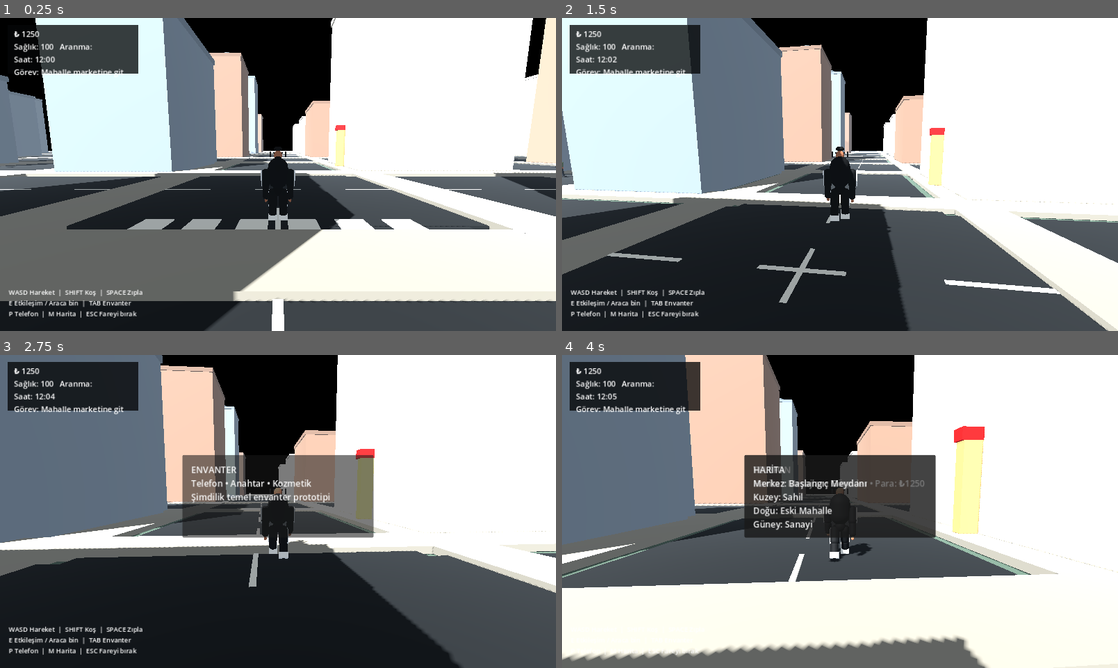
Above: before the commit, frames 1-4 (two rows, left to right).
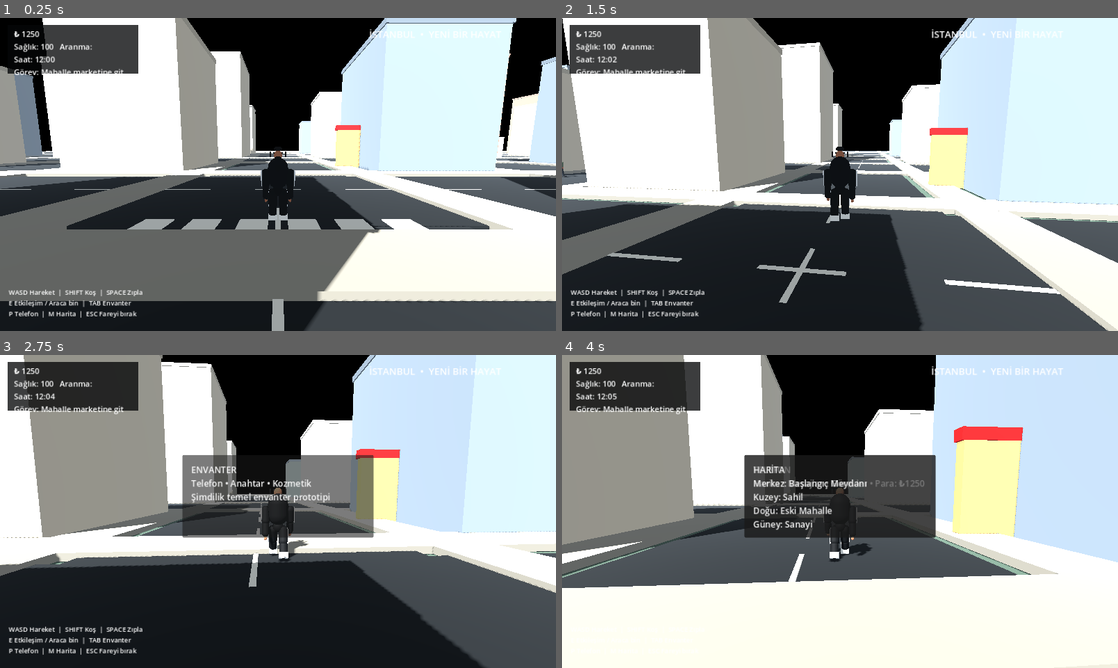
Above: after the commit, the same moments.

Repository: serafettin316972-gif/gta-tr
Game: Godot game, scene res://scenes/main.tscn
Same seed, same stepped clock (60 frames per second), same inputs: the game is played once before the commit and once after it.
Inputs (mouse positions are in pixels of both pictures, inside the frame that each line leads up to):
- Up to frame 1 (0.25 s): no input
- Up to frame 2 (1.5 s): tap Enter at 0.5 s; move the mouse to (867, 174) at 0.52 s; hold Shift 0.53-1.28 s; hold W from 0.53 s (still down); tap Space at 0.77 s; move the mouse to (812, 174) at 1.27 s; tap E at 1.35 s
- Up to frame 3 (2.75 s): keep holding W; tap Space at 1.52 s; move the mouse to (289, 505) at 2.02 s; tap Tab at 2.1 s
- Up to frame 4 (4 s): keep holding W; move the mouse to (834, 517) at 2.77 s; tap P at 2.85 s; tap Space at 3.02, 3.77 s; move the mouse to (878, 514) at 3.52 s; tap M at 3.6 s

The runs differ from the first frame. In frame 1, 40% of the frame differs, in the area x 0-100%, y 0-100%; in frame 2, 44%; in frame 3, 44%; in frame 4, 42%.

Commit message:
Batch city facades and optimize open-world performance

Diff:
--- a/TurkiyeOpenWorld/scripts/world.gd
+++ b/TurkiyeOpenWorld/scripts/world.gd
@@ -81,8 +81,8 @@
 			_static_box(Vector3(i * 24 + side * 6, 0.08, 0), Vector3(2, 0.22, 250), Color(0.52, 0.5, 0.45))
 			_static_box(Vector3(0, 0.08, i * 24 + side * 6), Vector3(250, 0.22, 2), Color(0.52, 0.5, 0.45))
 	# Fewer, larger blocks leave room for streets and keep draw calls controlled.
-	for x in range(-4, 5):
-		for z in range(-4, 5):
+	for x in range(-3, 4):
+		for z in range(-3, 4):
 			var center := Vector3(x * 24 + 12, 0, z * 24 + 12)
 			var height := randf_range(9, 22)
 			var width := randf_range(8.5, 12.0)
@@ -153,6 +153,23 @@
 		minaret.material_override = _mat(Color(0.8, 0.76, 0.67))
 		mosque.add_child(minaret)
 
+func _multi_boxes(parent: Node3D, size: Vector3, material: Material, transforms: Array[Transform3D]) -> void:
+	if transforms.is_empty():
+		return
+	var mesh := BoxMesh.new()
+	mesh.size = size
+	var instances := MultiMesh.new()
+	instances.transform_format = MultiMesh.TRANSFORM_3D
+	instances.mesh = mesh
+	instances.instance_count = transforms.size()
+	for index in range(transforms.size()):
+		instances.set_instance_transform(index, transforms[index])
+	var node := MultiMeshInstance3D.new()
+	node.multimesh = instances
+	node.material_override = material
+	node.cast_shadow = GeometryInstance3D.SHADOW_CASTING_SETTING_ON
+	parent.add_child(node)
+
 func _create_building(center: Vector3, width: float, height: float, depth: float, wall_color: Color) -> void:
 	var building := StaticBody3D.new()
 	building.position = center
@@ -165,34 +182,53 @@
 	collision.position.y = height * 0.5
 	building.add_child(collision)
 
-	var glass := _mat(Color(0.095, 0.19, 0.25), 0.28)
-	var frame := _mat(Color(0.22, 0.22, 0.20), 0.72)
-	var balcony := _mat(Color(0.39, 0.38, 0.35), 0.8)
+	# Repeated facade details are batched into MultiMeshes: far fewer draw calls
+	# than creating an individual MeshInstance for every window and railing.
+	var glass := _mat(Color(0.075, 0.16, 0.22), 0.24)
+	var frame := _mat(Color(0.18, 0.19, 0.18), 0.68)
+	var balcony := _mat(Color(0.36, 0.35, 0.32), 0.76)
 	var floors := max(2, int(height / 3.1))
+	var glass_transforms: Array[Transform3D] = []
+	var frame_transforms: Array[Transform3D] = []
+	var sill_transforms: Array[Transform3D] = []
+	var rail_transforms: Array[Transform3D] = []
 	for floor_index in range(floors):
 		var y := 1.55 + floor_index * 3.05
 		for column in range(2):
 			var x := -width * 0.25 if column == 0 else width * 0.25
-			_box(building, Vector3(x, y, -depth * 0.5 - 0.025), Vector3(1.45, 1.55, 0.055), frame)
-			_box(building, Vector3(x, y, -depth * 0.5 - 0.065), Vector3(1.22, 1.30, 0.035), glass)
-			_box(building, Vector3(x, y - 0.73, -depth * 0.5 - 0.095), Vector3(1.52, 0.07, 0.12), balcony)
-			_box(building, Vector3(x, y - 0.32, -depth * 0.5 - 0.13), Vector3(1.48, 0.055, 0.055), balcony)
-			for rail_x in [-0.7, 0.0, 0.7]:
-				_box(building, Vector3(x + rail_x, y - 0.52, -depth * 0.5 - 0.13), Vector3(0.035, 0.36, 0.045), balcony)
-
-	# Roof parapet and a rooftop water tank give the skyline more variation.
+			var front_z := -depth * 0.5 - 0.045
+			glass_transforms.append(Transform3D(Basis(), Vector3(x, y, front_z)))
+			frame_transforms.append(Transform3D(Basis(), Vector3(x - 0.72, y, front_z - 0.018)))
+			frame_transforms.append(Transform3D(Basis(), Vector3(x + 0.72, y, front_z - 0.018)))
+			frame_transforms.append(Transform3D(Basis(), Vector3(x, y + 0.78, front_z - 0.018)))
+			frame_transforms.append(Transform3D(Basis(), Vector3(x, y - 0.78, front_z - 0.018)))
+			sill_transforms.append(Transform3D(Basis(), Vector3(x, y - 0.86, front_z - 0.05)))
+			rail_transforms.append(Transform3D(Basis(), Vector3(x, y - 0.52, front_z - 0.10)))
+			for rail_x in [-0.68, 0.0, 0.68]:
+				rail_transforms.append(Transform3D(Basis(), Vector3(x + rail_x, y - 0.52, front_z - 0.12)))
+	_multi_boxes(building, Vector3(1.25, 1.35, 0.045), glass, glass_transforms)
+	_multi_boxes(building, Vector3(0.045, 1.52, 0.07), frame, frame_transforms)
+	_multi_boxes(building, Vector3(1.52, 0.075, 0.15), balcony, sill_transforms)
+	_multi_boxes(building, Vector3(1.48, 0.055, 0.06), balcony, rail_transforms)
+
+	# A contrasting ground floor and restrained sign panel make blocks read as
+	# occupied Turkish neighbourhood buildings rather than plain cubes.
+	_box(building, Vector3(0, 0.72, -depth * 0.5 - 0.035), Vector3(width * 0.82, 1.35, 0.10), _mat(wall_color.darkened(0.22)))
+	_box(building, Vector3(0, 1.52, -depth * 0.5 - 0.10), Vector3(width * 0.48, 0.22, 0.06), _mat(Color(0.72, 0.12, 0.075), 0.6))
+
+	# Roof parapet and a small water tank vary the skyline.
 	for side in [-1, 1]:
-		_box(building, Vector3(side * width * 0.5, height + 0.28, 0), Vector3(0.22, 0.55, depth + 0.25), wall_color.darkened(0.12))
-		_box(building, Vector3(0, height + 0.28, side * depth * 0.5), Vector3(width + 0.25, 0.55, 0.22), wall_color.darkened(0.12))
+		_box(building, Vector3(side * width * 0.5, height + 0.22, 0), Vector3(0.18, 0.44, depth + 0.20), wall_color.darkened(0.14))
+		_box(building, Vector3(0, height + 0.22, side * depth * 0.5), Vector3(width + 0.20, 0.44, 0.18), wall_color.darkened(0.14))
 	if height > 13.0:
 		var tank := MeshInstance3D.new()
 		var tank_mesh := CylinderMesh.new()
-		tank_mesh.top_radius = 0.65
-		tank_mesh.bottom_radius = 0.72
-		tank_mesh.height = 1.5
+		tank_mesh.top_radius = 0.62
+		tank_mesh.bottom_radius = 0.68
+		tank_mesh.height = 1.35
 		tank.mesh = tank_mesh
-		tank.position = Vector3(width * 0.22, height + 1.0, depth * 0.18)
-		tank.material_override = _mat(Color(0.27, 0.31, 0.32), 0.52)
+		tank.position = Vector3(width * 0.22, height + 0.92, depth * 0.18)
+		tank.material_override = _mat(Color(0.25, 0.30, 0.32), 0.5)
 		building.add_child(tank)
 
 func _spawn_player() -> void:
@@ -203,7 +239,7 @@
 
 func _spawn_traffic() -> void:
 	# Keep traffic on the actual road grid instead of spawning inside buildings.
-	for i in range(8):
+	for i in range(6):
 		var car = VehicleScript.new()
 		var along := randf_range(-100.0, 100.0)
 		var lane := randf_range(-1.8, 1.8)
@@ -218,7 +254,7 @@
 
 func _spawn_npcs() -> void:
 	# Pedestrians start on sidewalks/road edges, not inside apartment collision.
-	for i in range(24):
+	for i in range(14):
 		var npc = NPCScript.new()
 		var along := randf_range(-100.0, 100.0)
 		var road_index := randi_range(-4, 4)
